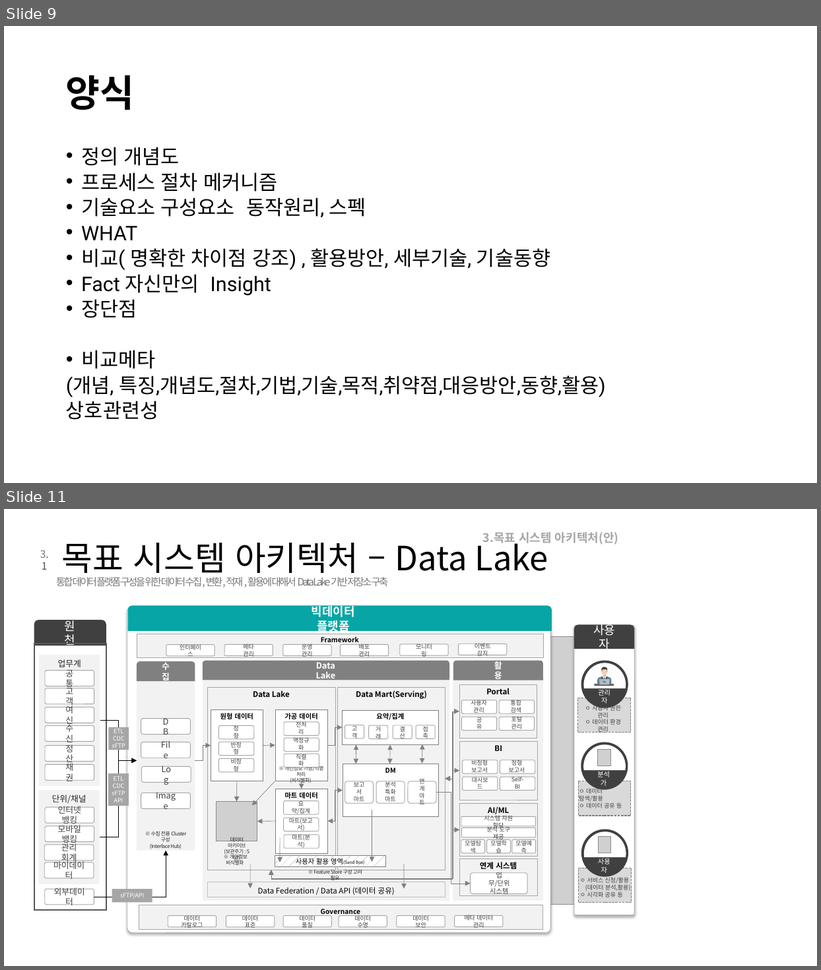
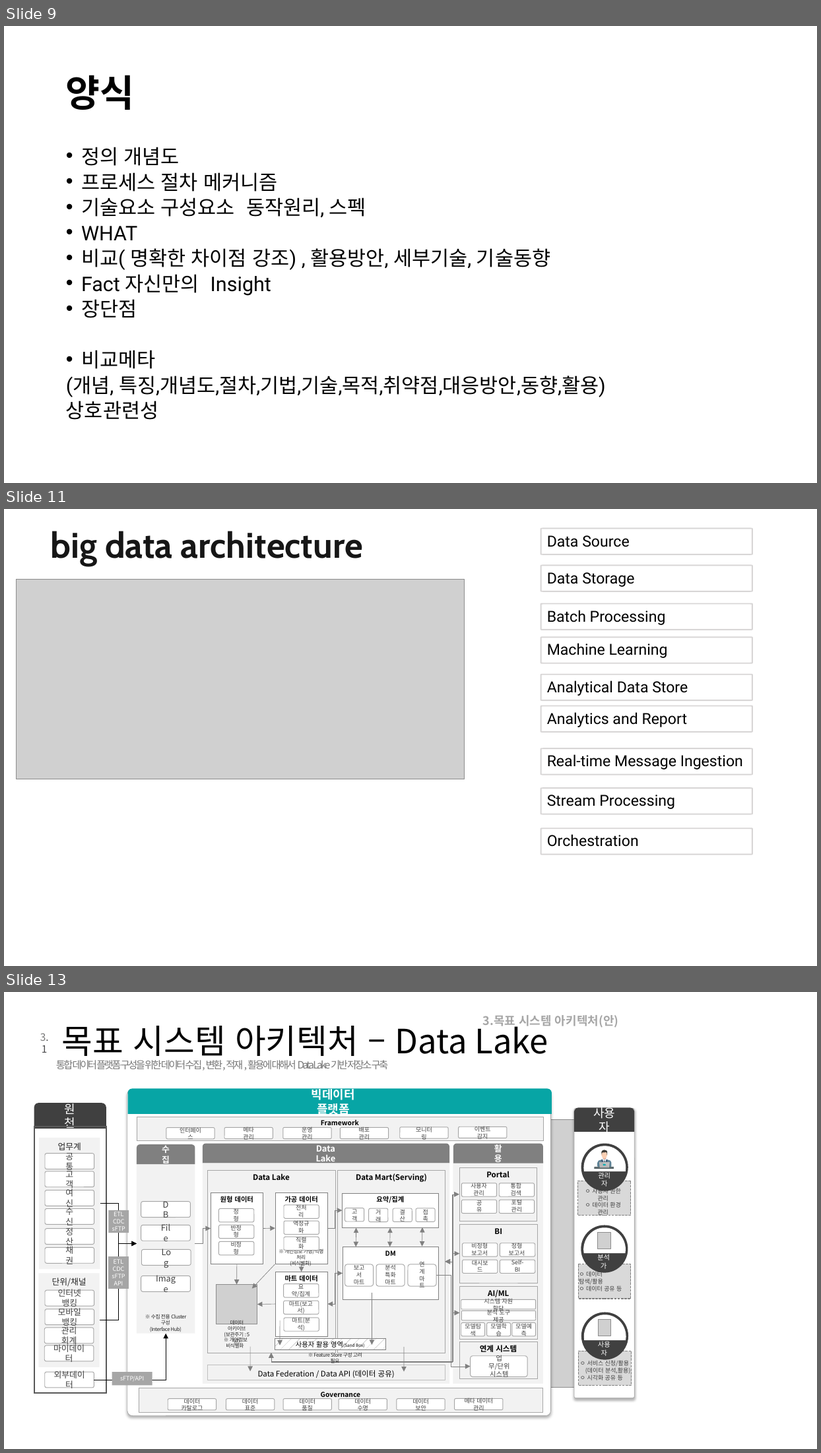
Before and after one commit to Michelle-KJ/first_streamlit_app, a slide deck: 샘플_PPT.pptx. Shown one above the other, each under a label of ours: slides 9 and 11 before the commit, slides 9, 11 and 13 after it; the slides between them are not shown. The pictures are 821x970 and 821x1453 pixels, drawn with LibreOffice and Linux fonts; fonts in the diff are those of the drawing; grey boxes stand for pictures; background and template pictures are left out. Boxes give left, top, right and bottom in pixels: in the first picture for what was removed or moved away, otherwise in the second. Text is boxed around its words. In the diff, an @@ line names an element or a change of style, - is before the commit and + after.

```diff
--- a/샘플_PPT.pptx
+++ b/샘플_PPT.pptx
@@ slide 11 added at (4, 509, 817, 966), background #FFFFFF @@
@@ text added at (50, 531, 363, 566), 42 pt, text #161616, bold @@
+big data architecture
@@ freeform shape added at (541, 529, 753, 555), fill #FFFFFF, outline #D8D6D6 1.5 pt, 18 pt, text #000000 @@
+Data Source
@@ freeform shape added at (541, 565, 753, 591), fill #FFFFFF, outline #D8D6D6 1.5 pt, 18 pt, text #000000 @@
+Data Storage
@@ picture added at (16, 579, 464, 779) @@
@@ freeform shape added at (541, 603, 753, 630), fill #FFFFFF, outline #D8D6D6 1.5 pt, 18 pt, text #000000 @@
+Batch Processing
@@ freeform shape added at (541, 637, 753, 663), fill #FFFFFF, outline #D8D6D6 1.5 pt, 18 pt, text #000000 @@
+Machine Learning
@@ freeform shape added at (541, 674, 753, 700), fill #FFFFFF, outline #D8D6D6 1.5 pt, 18 pt, text #000000 @@
+Analytical Data Store
@@ freeform shape added at (541, 706, 753, 732), fill #FFFFFF, outline #D8D6D6 1.5 pt, 18 pt, text #000000 @@
+Analytics and Report
@@ freeform shape added at (541, 749, 753, 775), fill #FFFFFF, outline #D8D6D6 1.5 pt, 18 pt, text #000000 @@
+Real-time Message Ingestion
@@ freeform shape added at (541, 788, 753, 815), fill #FFFFFF, outline #D8D6D6 1.5 pt, 18 pt, text #000000 @@
+Stream Processing
@@ freeform shape added at (541, 828, 753, 855), fill #FFFFFF, outline #D8D6D6 1.5 pt, 18 pt, text #000000 @@
+Orchestration
@@ what was slide 11 is now slide 13 @@
```
Also in this commit, not shown: 1 slide changed, 1 other slide added.
